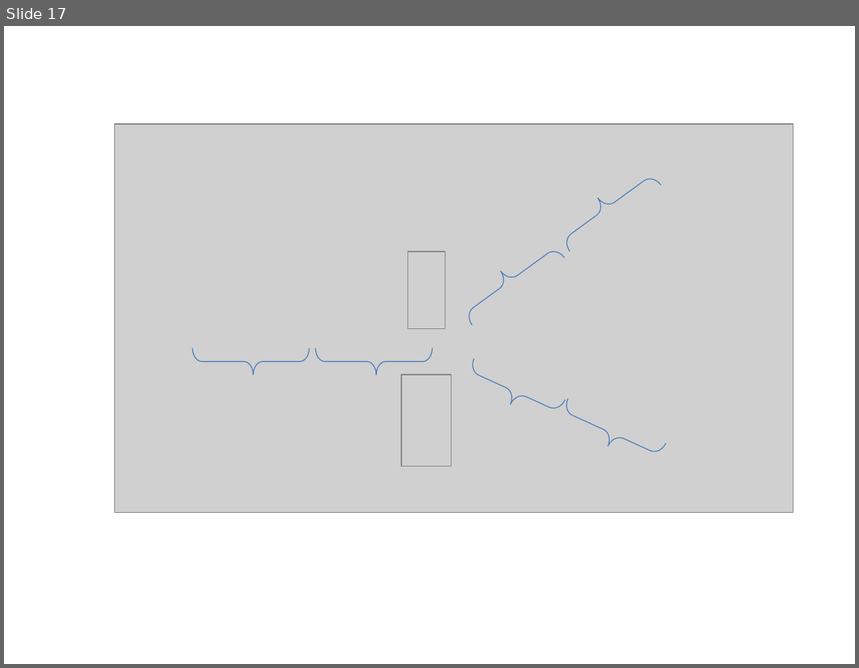
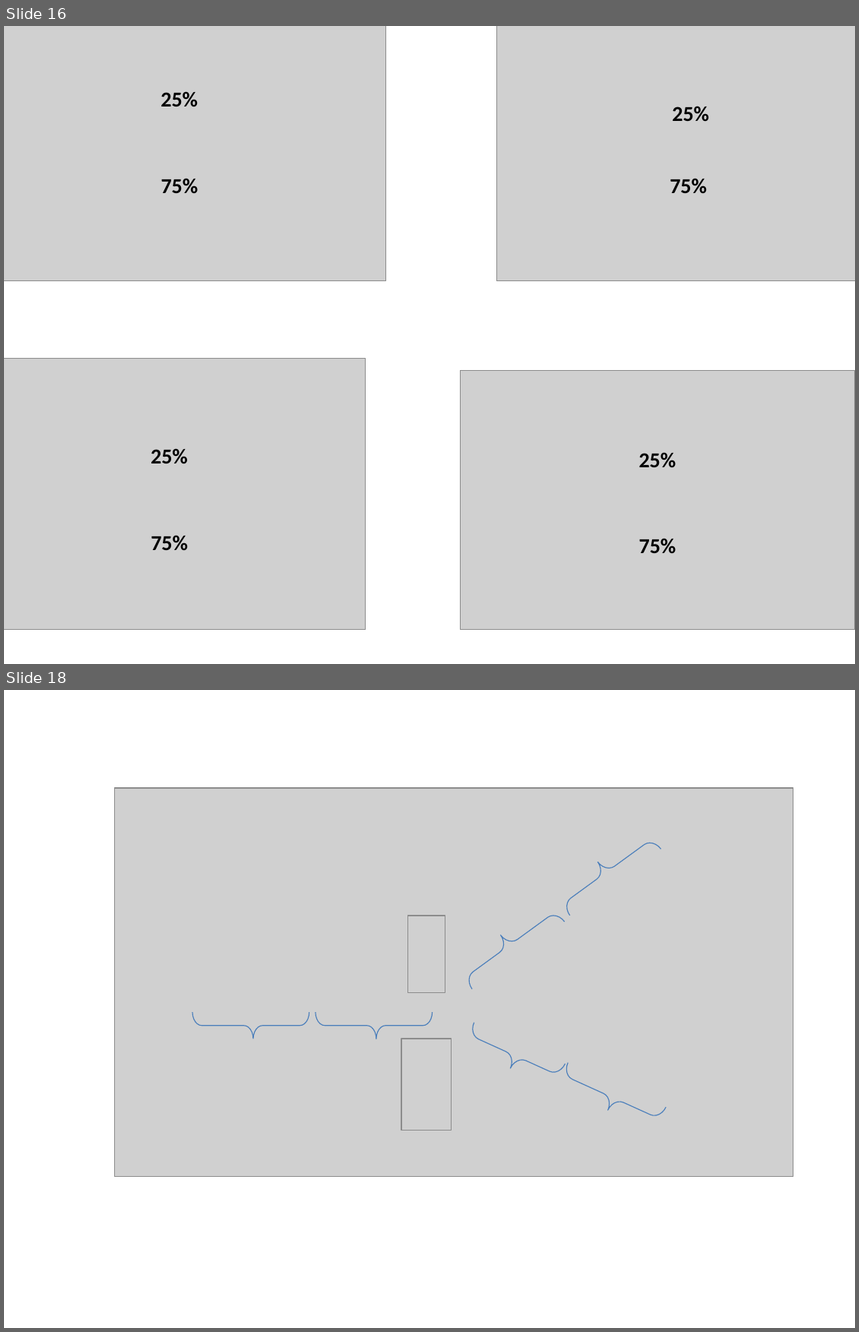
Before and after one commit to johny1614/magazyn, a slide deck: obrazy.pptx. Shown one above the other, each under a label of ours: slide 17 before the commit, slides 16 and 18 after it; the slides between them are not shown. The pictures are 859x668 and 859x1332 pixels, drawn with LibreOffice and Linux fonts; fonts in the diff are those of the drawing; grey boxes stand for pictures. Boxes give left, top, right and bottom in pixels: in the first picture for what was removed or moved away, otherwise in the second. Text is boxed around its words. In the diff, an @@ line names an element or a change of style, - is before the commit and + after.

```diff
--- a/obrazy.pptx
+++ b/obrazy.pptx
@@ slide 16 added at box(4, 26, 855, 664), background #FFFFFF @@
@@ picture added at box(4, 26, 386, 281) @@
@@ picture added at box(496, 26, 855, 281) @@
@@ text added at box(161, 91, 198, 107), 18 pt, text #000000, bold @@
+25%
@@ text added at box(672, 106, 709, 122), 18 pt, text #000000, bold @@
+25%
@@ text added at box(161, 178, 199, 194), 18 pt, text #000000, bold @@
+75%
@@ text added at box(670, 178, 707, 194), 18 pt, text #000000, bold @@
+75%
@@ picture added at box(4, 359, 366, 630) @@
@@ picture added at box(460, 371, 855, 629) @@
@@ text added at box(151, 449, 188, 465), 18 pt, text #000000, bold @@
+25%
@@ text added at box(639, 452, 677, 468), 18 pt, text #000000, bold @@
+25%
@@ text added at box(151, 535, 188, 551), 18 pt, text #000000, bold @@
+75%
@@ text added at box(639, 538, 677, 554), 18 pt, text #000000, bold @@
+75%
@@ what was slide 17 is now slide 18 @@
```
Also in this commit, not shown: 1 other slide added, 1 slide removed, 39 other files.
